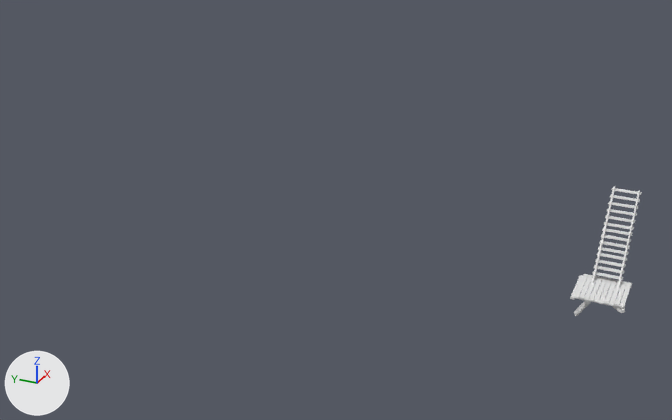
Renders of the FBX model Pest/Assets/Models/City/Environment/Props/Balcony_Corner_Stairs_City_Environment.FBX from each side of a commit.
The view is the same before and after, from a 50 mm camera at (-1.1, -89.2, 22.0) aimed at (36.0, -72.5, 3.4). Arrows for +X, +Y and +Z are at lower left; the lights stay in place. Where no turn or scale is listed for an object, it has been applied to the vertices.

Names of what the first picture shows: 'Balcony_Corner_Stairs_City_Environment'.
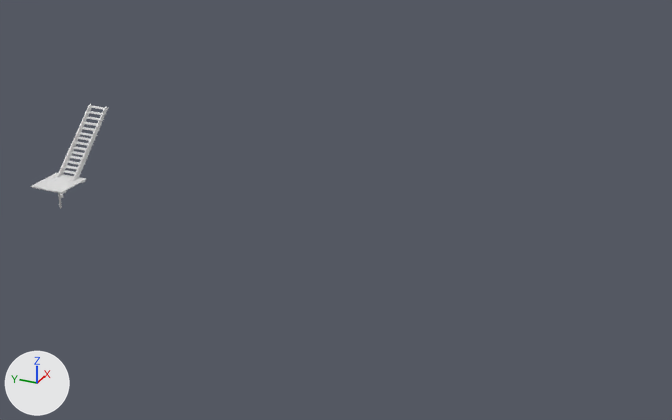
Edits to the bpy script that builds the scene:
```text
Change me_mesh:
    used by ob_balcony_corner_stairs_city_environment; location = (35.09, -84.48, 3.0)
    remove me_mesh.from_pydata(...)  # 496 vertices, 372 faces; spans x -2.05..2.96, y -2.04..0.22, z -2.09..3.07
    add me_mesh.from_pydata(...)  # 468 vertices, 349 faces; spans x -2.05..2.95, y -2.04..0.28, z -2.18..3.07
    me_mesh part 1: the loose piece of 12 vertices spanning x -2.04..0.19, y -2.04..0.18, z -0.33..-0.13 is moved by (-0.02, 0.0, 0.0)
    me_mesh part 2: the loose piece of 12 vertices spanning x -0.5..2.88, y -0.51..-0.44, z 0.0..3.07 is moved by (-0.01, 0.01, 0.0)
    me_mesh part 3: the loose piece of 8 vertices spanning x -0.11..0.11, y -1.62..-0.38, z 0.18..0.22 is moved by (-0.01, 0.01, 0.0)
    me_mesh part 4: the loose piece of 8 vertices spanning x 0.1..0.32, y -1.62..-0.38, z 0.37..0.41 is moved by (-0.01, 0.01, 0.0)
    me_mesh part 5: the loose piece of 8 vertices spanning x 0.3..0.53, y -1.62..-0.38, z 0.57..0.61 is moved by (-0.01, 0.01, 0.0)
    me_mesh part 6: the loose piece of 8 vertices spanning x 0.51..0.74, y -1.62..-0.38, z 0.79..0.83 is moved by (-0.01, 0.01, 0.0)
    me_mesh part 7: the loose piece of 8 vertices spanning x 0.72..0.94, y -1.62..-0.38, z 0.96..1.0 is moved by (-0.01, 0.01, 0.0)
    me_mesh part 8: the loose piece of 8 vertices spanning x 0.93..1.15, y -1.62..-0.38, z 1.16..1.2 is moved by (-0.01, 0.01, 0.0)
    me_mesh part 9: the loose piece of 8 vertices spanning x 1.14..1.36, y -1.62..-0.38, z 1.37..1.41 is moved by (-0.01, 0.01, 0.0)
    me_mesh part 10: the loose piece of 8 vertices spanning x 1.34..1.57, y -1.62..-0.38, z 1.58..1.62 is moved by (-0.01, 0.01, 0.0)
    me_mesh part 11: the loose piece of 8 vertices spanning x 1.55..1.78, y -1.62..-0.38, z 1.76..1.8 is moved by (-0.01, 0.01, 0.0)
    me_mesh part 12: the loose piece of 8 vertices spanning x 1.79..2.01, y -1.62..-0.38, z 1.99..2.03 is moved by (-0.01, 0.01, 0.0)
    me_mesh part 13: the loose piece of 8 vertices spanning x 2.01..2.23, y -1.62..-0.38, z 2.22..2.26 is moved by (-0.01, 0.01, 0.0)
    me_mesh part 14: the loose piece of 8 vertices spanning x 2.24..2.46, y -1.62..-0.38, z 2.45..2.49 is moved by (-0.01, 0.01, 0.0)
    me_mesh part 15: the loose piece of 8 vertices spanning x 2.47..2.69, y -1.62..-0.38, z 2.69..2.73 is moved by (-0.01, 0.01, 0.0)
    me_mesh part 16: the loose piece of 8 vertices spanning x 2.73..2.96, y -1.62..-0.38, z 2.91..2.95 is moved by (-0.01, 0.01, 0.0)
    me_mesh part 17: the loose piece of 12 vertices spanning x -0.53..2.85, y -1.55..-1.49, z 0.0..3.07 is rebuilt with 12 vertices and now spans x -0.54..2.84, y -1.54..-1.48, z 0.0..3.07
    me_mesh part 18: the loose piece of 12 vertices spanning x -0.85..0.24, y -0.86..0.22, z -2.09..-0.14 is rebuilt with 8 vertices and now spans x -0.83..0.29, y -0.84..0.28, z -2.18..-0.17
    me_mesh part 19: 64 vertices removed from x -1.83..0.15, y -1.99..0.15, z -0.26..0.0; 40 vertices added at x 0.0, y -1.99..-0.01, z -0.05..0.0
Change ob_balcony_corner_stairs_city_environment:
    ob_balcony_corner_stairs_city_environment.location: (35.09, -84.48, 3.0) -> (35.1, -56.5, 3.0)
```

Where the change shows, as pixel boxes [x1, y1, x2, y2] in the pictures (672 x 420 px; the box of a moved part takes in the faces that stretch with it):
'Balcony_Corner_Stairs_City_Environment', reshaped, moved (8% wider, 20% shorter)
    before: [570, 186, 642, 316]
    after: [31, 104, 109, 208]
part 1 of me_mesh, moved or reshaped
    before: [581, 275, 625, 313]
    after: [59, 193, 64, 198]
part 2 of me_mesh, moved or reshaped
    before: [592, 186, 615, 283]
    after: [57, 104, 91, 177]
part 3 of me_mesh, moved or reshaped
    before: [592, 271, 623, 280]
    after: [62, 170, 81, 175]
part 4 of me_mesh, moved or reshaped
    before: [594, 265, 625, 274]
    after: [64, 165, 83, 170]
part 5 of me_mesh, moved or reshaped
    before: [595, 260, 626, 268]
    after: [66, 160, 85, 166]
part 6 of me_mesh, moved or reshaped
    before: [597, 252, 627, 261]
    after: [68, 155, 87, 160]
part 7 of me_mesh, moved or reshaped
    before: [598, 247, 629, 255]
    after: [70, 151, 89, 156]
part 8 of me_mesh, moved or reshaped
    before: [599, 240, 630, 249]
    after: [72, 146, 91, 151]
part 9 of me_mesh, moved or reshaped
    before: [601, 235, 631, 242]
    after: [74, 141, 93, 146]
part 10 of me_mesh, moved or reshaped
    before: [602, 228, 633, 236]
    after: [76, 137, 95, 141]
part 11 of me_mesh, moved or reshaped
    before: [604, 222, 634, 230]
    after: [78, 132, 98, 137]
part 12 of me_mesh, moved or reshaped
    before: [605, 216, 636, 223]
    after: [80, 127, 99, 132]
part 13 of me_mesh, moved or reshaped
    before: [607, 209, 637, 216]
    after: [83, 122, 102, 126]
part 14 of me_mesh, moved or reshaped
    before: [608, 202, 638, 209]
    after: [85, 116, 104, 121]
part 15 of me_mesh, moved or reshaped
    before: [610, 195, 640, 202]
    after: [85, 111, 106, 115]
part 16 of me_mesh, moved or reshaped
    before: [611, 188, 642, 195]
    after: [90, 105, 109, 110]
part 17 of me_mesh, rebuilt (50% wider, 24% shorter)
    before: [617, 190, 640, 288]
    after: [72, 107, 107, 181]
part 18 of me_mesh, rebuilt
    before: [574, 295, 596, 316]
    after: [58, 193, 62, 208]
part 19 of me_mesh, moved or reshaped
    before: [570, 274, 632, 307]
    after: [32, 173, 86, 193]
